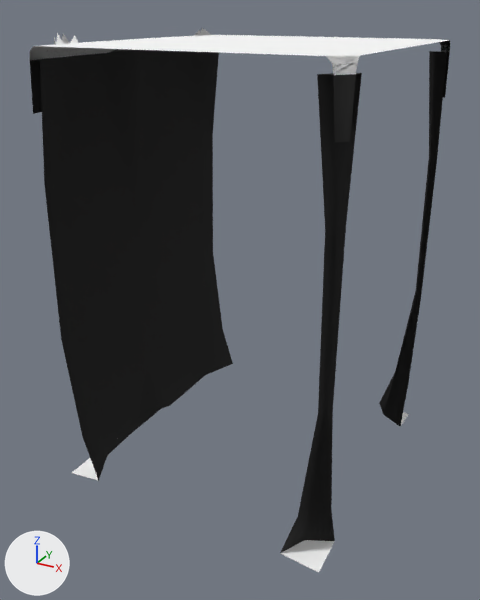
Two versions of the glTF model web/public/assets/acnh/cliff/3-a-1.glb, one commit apart.
Before and after are seen from a 50 mm lens placed at (10.33, -19.74, 0.98), pointed at (-0.15, -0.69, -8.55). The lights are fixed; the arrows at lower left show +X, +Y and +Z. The picture after the commit comes second. Where no turn or scale is listed for an object, it has been applied to the vertices.

Before the edit, the objects in view are built like this:
```python
mat_mcliff = principled_material('mCliff')
mat_mcliff.base_color = (0.0, 0.0, 0.0)  # black #000000
mat_mcliff.roughness = 0.9
me_cliffb__mcliff_mesh = bpy.data.meshes.new('CliffB__mCliff-mesh')
me_cliffb__mcliff_mesh.from_pydata(...)  # 67 vertices, 77 faces; spans x -5.0..5.0, y -5.0..5.0, z -15.0..-0.39
me_cliffb__mcliff_mesh.materials.append(mat_mcliff)  # black #000000
me_grassb_1__mgrass_mesh = bpy.data.meshes.new('GrassB_1__mGrass-mesh')
me_grassb_1__mgrass_mesh.from_pydata(...)  # 20 vertices, 15 faces; spans x -5.0..5.0, y -5.0..5.0, z -15.0..-14.71
me_grassb_1__mgrass_mesh.materials.append(mat_mgrass)  # white #ffffff
me_grasst__mgrass_mesh = bpy.data.meshes.new('GrassT__mGrass-mesh')
me_grasst__mgrass_mesh.from_pydata(...)  # 48 vertices, 64 faces; spans x -4.96..5.0, y -5.0..5.0, z -0.39..0.0
me_grasst__mgrass_mesh.materials.append(mat_mgrass)  # white #ffffff
ob_cliffb__mcliff = bpy.data.objects.new('CliffB__mCliff', me_cliffb__mcliff_mesh)
ob_cliffb__mcliff.location = (0.0, 0.0, 0.0)
ob_grassb_1__mgrass = bpy.data.objects.new('GrassB_1__mGrass', me_grassb_1__mgrass_mesh)
ob_grassb_1__mgrass.location = (0.0, 0.0, 0.0)
ob_grasst__mgrass = bpy.data.objects.new('GrassT__mGrass', me_grasst__mgrass_mesh)
ob_grasst__mgrass.location = (0.0, 0.0, 0.0)
# also in view: 'GrassOP_1__mGrassCliffXlu' at (0.0, 0.0, -0.94)
```
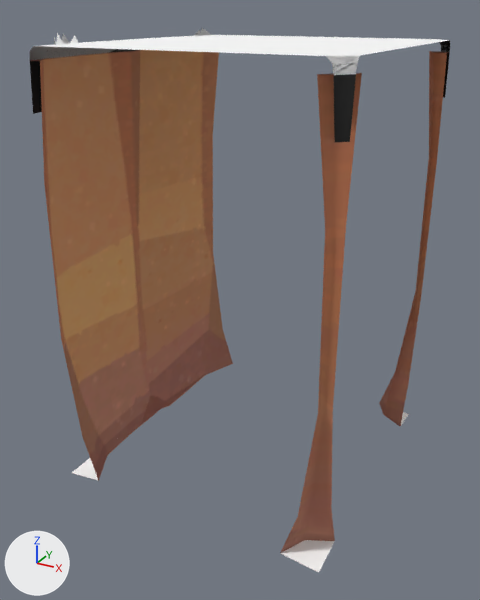
Where the change shows, as pixel boxes [x1, y1, x2, y2] in the pictures (480 x 600 px):
'CliffB__mCliff', surface changed (black to brown)
    both: [30, 50, 450, 553]

The change, as a diff of the scene's bpy script:
```diff
--- a/web/public/assets/acnh/cliff/3-a-1.glb.py
+++ b/web/public/assets/acnh/cliff/3-a-1.glb.py
@@ img_image_0 @@
+img_image_0 = load_image('Image_0', '_unpacked/Image_0', 512, 512, 'sRGB')
@@ mat_mcliff @@
 mat_mcliff = principled_material('mCliff')
-mat_mcliff.base_color = (0.0, 0.0, 0.0)  # black #000000
+mat_mcliff.texture = img_image_0
 mat_mcliff.roughness = 0.9
```
